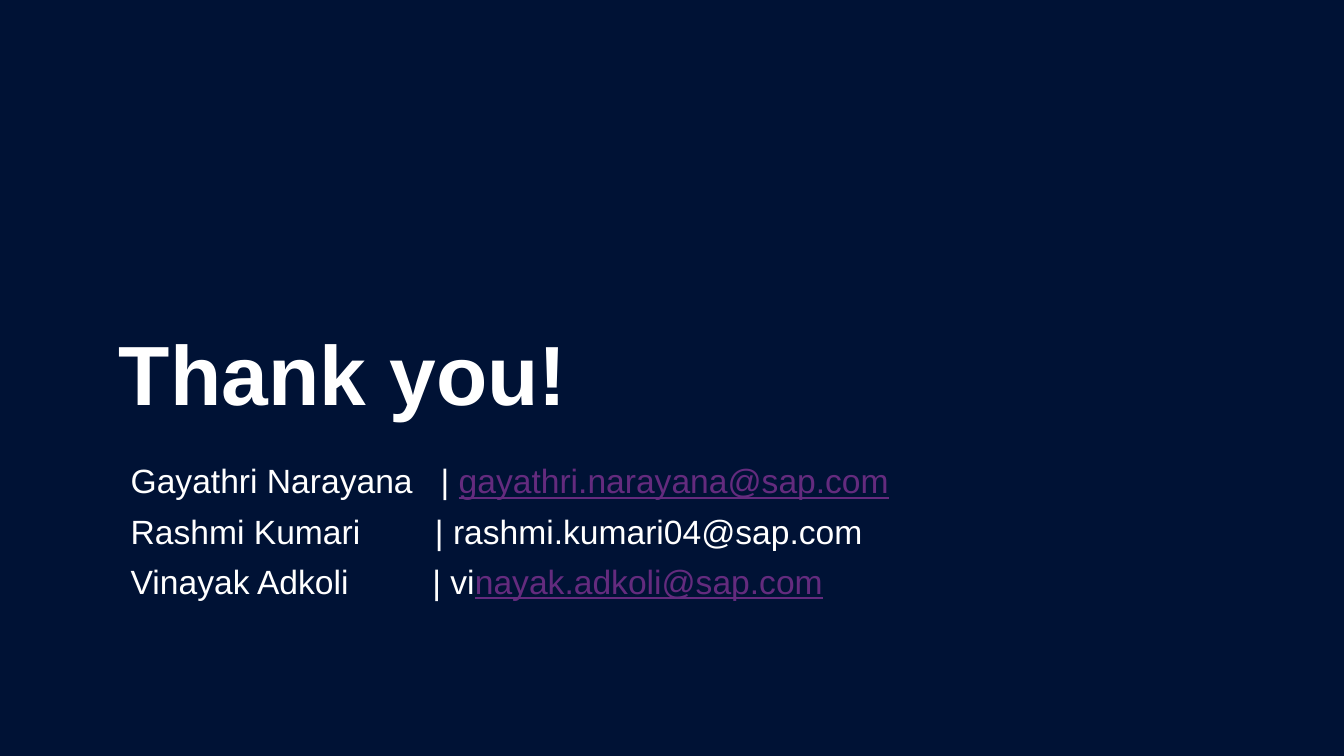
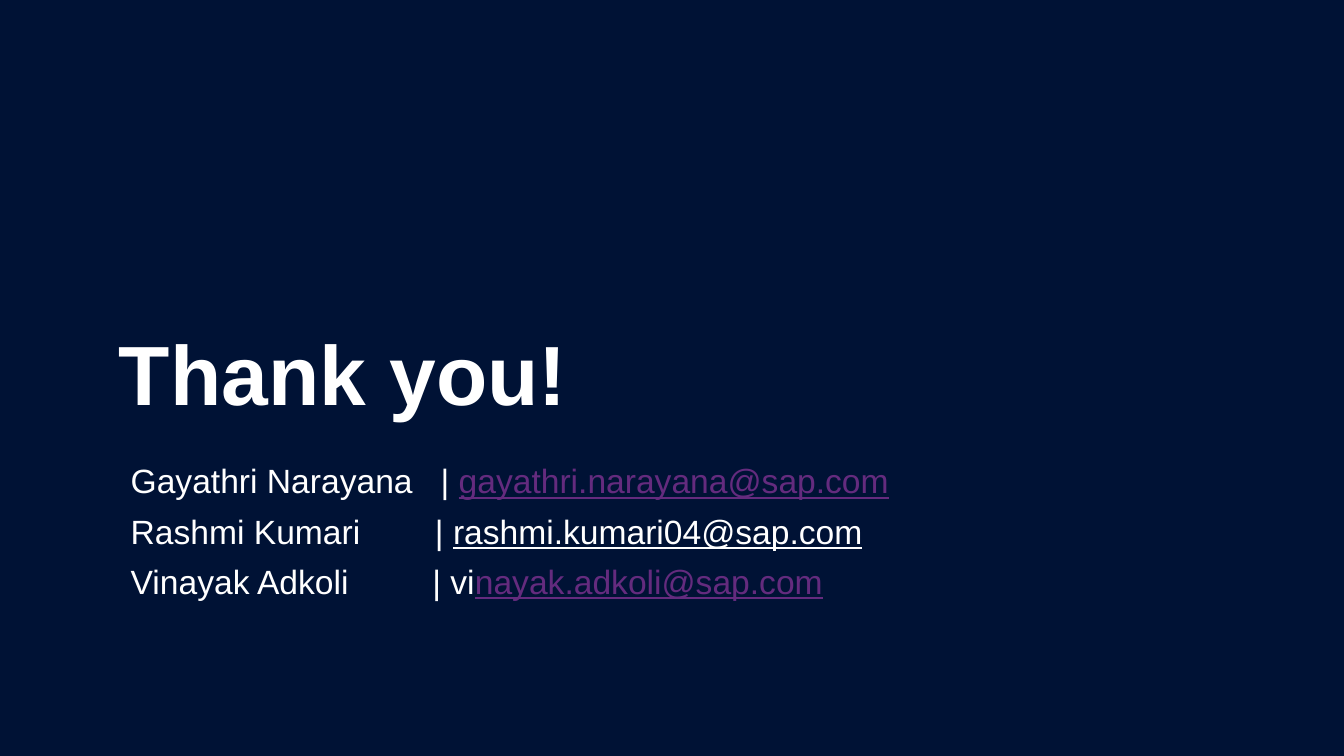
Before and after one commit to SAP-samples/teched2025-IN162, a slide deck: slide 6 of intro/intro1/Real-Time Data for AI Agents Grounding with Event-Driven Architecture.pptx (slide 5 before the commit). Drawn at 1344x756 pixels with LibreOffice and Linux fonts; fonts in the diff are those of the drawing; background and template pictures are left out. Boxes give left, top, right and bottom in pixels: in the first picture for what was removed or moved away, otherwise in the second. Text is boxed around its words. In the diff, an @@ line names an element or a change of style, - is before the commit and + after.

Commit message:
adding QR code

```diff
--- a/intro/intro1/Real-Time Data for AI Agents Grounding with Event-Driven Architecture.pptx
+++ b/intro/intro1/Real-Time Data for AI Agents Grounding with Event-Driven Architecture.pptx
@@ subtitle at (131,519,862,551): underline on in "rashmi.kumari04@sap.com" @@
```
Also in this commit, not shown: 1 slide added.
